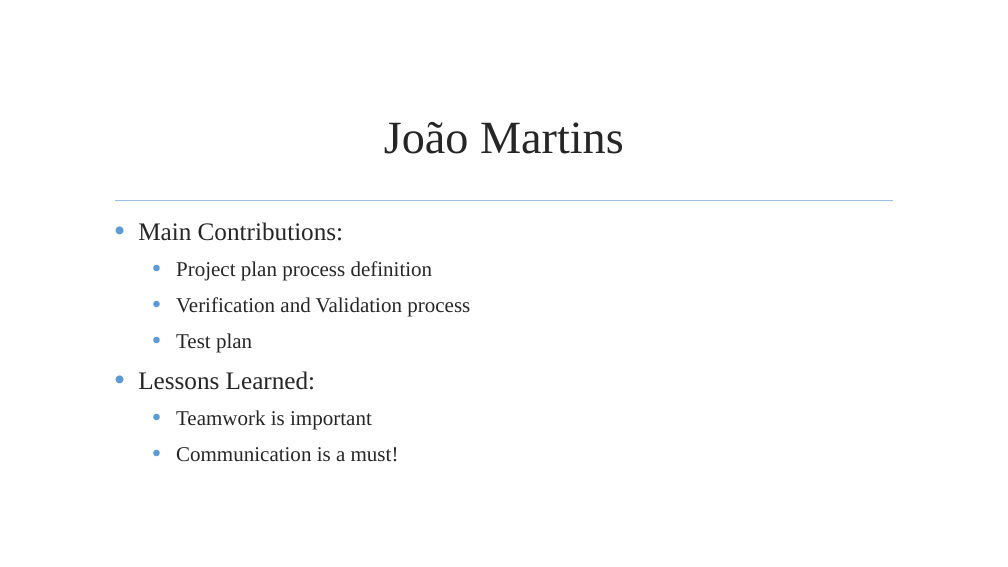
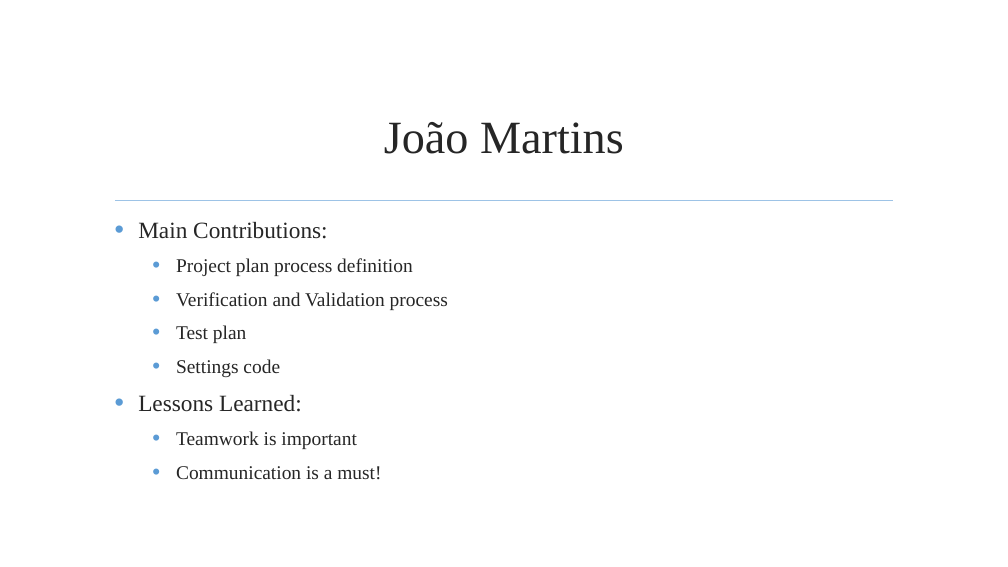
Before and after one commit to jmgirao/projetosoftware1213, a slide deck: slide 63 of Final Presentation/Presentation.pptx (slide 65 before the commit). Drawn at 1008x567 pixels with LibreOffice and Linux fonts; fonts in the diff are those of the drawing; background and template pictures are left out. Boxes give left, top, right and bottom in pixels: in the first picture for what was removed or moved away, otherwise in the second. Text is boxed around its words. In the diff, an @@ line names an element or a change of style, - is before the commit and + after.

```diff
--- a/Final Presentation/Presentation.pptx
+++ b/Final Presentation/Presentation.pptx
@@ text at [138, 222, 448, 479]: size 24 to 22.2 pt in "Main Contributions:", "Lessons Learned:"; size 20 to 18.5 pt in "Project plan process definition", "Verification and Validation process", "Test plan", "Teamwork is important" and 1 more places @@
@@ text at [176, 359, 280, 377]: paragraph added @@
+  • Settings code
```
Also in this commit, not shown: 1 other slide changed, 2 slides removed.
